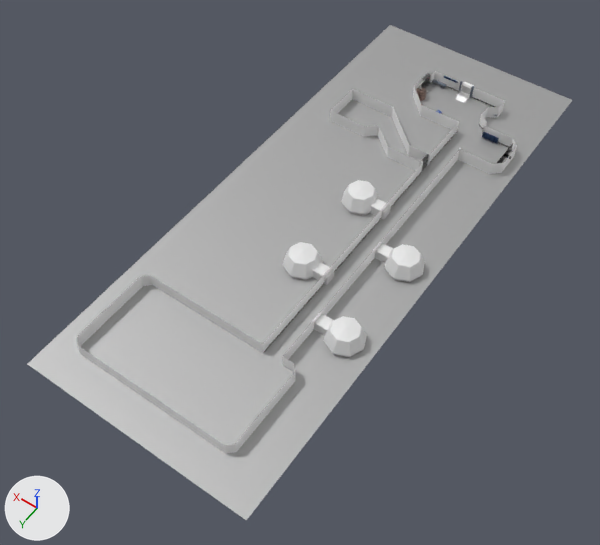
The glTF model Levels/UndergroundShipLaunch/Import/EarthUndergroundLaunch.gltf, before and after one commit.
The view is the same before and after, from a camera (50 mm lens) standing at (-68.6, 172.0, 151.2) and looking at (4.2, 70.1, -8.9). The lights are fixed; the arrows at lower left show +X, +Y and +Z. Objects named as collision shapes, trigger or cutter boxes, shadow casters or lower levels of detail are left out. Where no turn or scale is listed for an object, it has been applied to the vertices. Vertices at the same position are counted once.

Objects in the first picture: 'Floor', 'Pod.005', 'Pod.006', 'Pod.007', 'Pod.008', 'Walls'.
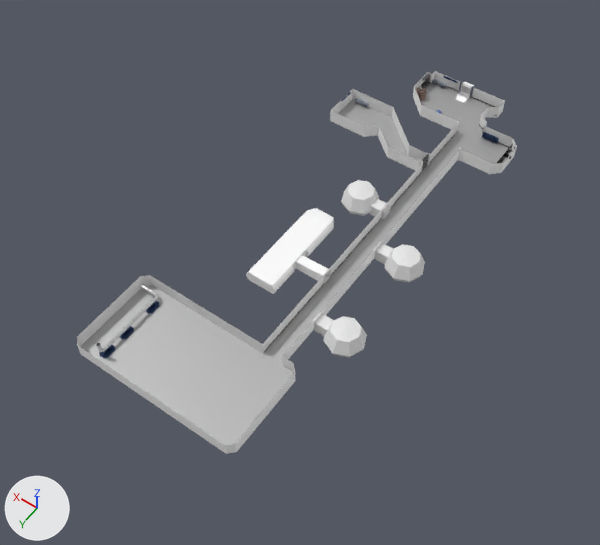
What differs and where, as boxes [x1, y1, x2, y2] in the pictures (600 x 545 px):
'Floor', deleted: before [27, 25, 572, 520]
'InnerShip', added: after [246, 208, 334, 294]
'Pod.007', deleted: before [282, 242, 335, 285]
'Circle', added: after [96, 283, 159, 353]
'PipeBase.001', added: after [99, 345, 115, 358]
'PipeBase.002', added: after [120, 326, 134, 339]
'PipeBase.003', added: after [146, 301, 160, 314]
'ProjectorScreen.002', added: after [342, 92, 351, 105]
'Table.003', added: after [354, 98, 369, 108]
part 1 of me_walls, built on: before [263, 88, 505, 346]; after [81, 86, 505, 375]

Patch to the scene script:
```diff
--- a/Levels/UndergroundShipLaunch/Import/EarthUndergroundLaunch.gltf.py
+++ b/Levels/UndergroundShipLaunch/Import/EarthUndergroundLaunch.gltf.py
@@ me_walls @@
-me_walls.from_pydata(...)  # 80 vertices, 82 faces; spans x -22.2..28.0, y 1.0..124.8, z -1.9..1.9
+me_walls.from_pydata(...)  # 92 vertices, 140 faces; spans x -22.2..28.0, y 1.0..124.8, z -1.9..1.9
+# me_walls part 1
+# 6 faces are deleted
+# 6 vertices are added at (-5.5, 76.1, 1.0), (-5.5, 76.1, -1.9), (-5.0, 76.1, -1.9), (-5.0, 76.1, 1.0), (2.5, 76.1, -1.9), (2.5, 76.1, 0.7)
+# 6 new vertices lie (0.0, 2.4, 0.0) away from vertices in x -5.5..2.5, y 76.1, z -1.9..1.0
+# 26 new faces join them, mat_walls (white #ffffff)
+# 38 new faces join them, mat_floor (grey #bdbdbd)
 me_walls.materials.append(mat_walls)
+me_walls.materials.append(mat_floor)  # grey #bdbdbd
@@ ob_pod_007 @@
-ob_pod_007 = bpy.data.objects.new('Pod.007', me_pod)
@@ ob_floor @@
-ob_floor = bpy.data.objects.new('Floor', me_floor)
@@ ob_circle @@
+ob_circle = bpy.data.objects.new('Circle', me_circle)  # 1504 vertices, 2944 faces; spans x -0.4..6.0, y -15.5..3.7, z -0.4..3.2; in mat_stainlesssteel (white #e7e7e7)
+ob_circle.location = (22.2, 114.9, -0.1)
@@ ob_pipebase_003 @@
+ob_pipebase_003 = bpy.data.objects.new('PipeBase.003', me_cylinder_005)  # 881 vertices, 1718 faces; spans x -2.49..2.49, y -1.44..1.44, z -4.84..4.84; in mat_darkblue2 (dark blue #32476d)
+ob_pipebase_003.location = (22.2, 102.2, -1.0)
+ob_pipebase_003.rotation_euler = (1.571, 0.0, 0.0)  # degrees (90, 0, 0)
+ob_pipebase_003.scale = (0.472, 0.472, 0.366)
@@ ob_pipebase_002 @@
+ob_pipebase_002 = bpy.data.objects.new('PipeBase.002', me_cylinder_005)  # 881 vertices, 1718 faces; spans x -2.49..2.49, y -1.44..1.44, z -4.84..4.84; in mat_darkblue2 (dark blue #32476d)
+ob_pipebase_002.location = (22.2, 110.7, -1.0)
+ob_pipebase_002.rotation_euler = (1.571, 0.0, 0.0)  # degrees (90, 0, 0)
+ob_pipebase_002.scale = (0.472, 0.472, 0.366)
@@ ob_pipebase_001 @@
+ob_pipebase_001 = bpy.data.objects.new('PipeBase.001', me_cylinder_005)  # 881 vertices, 1718 faces; spans x -2.49..2.49, y -1.44..1.44, z -4.84..4.84; in mat_darkblue2 (dark blue #32476d)
+ob_pipebase_001.location = (22.2, 116.7, -1.0)
+ob_pipebase_001.rotation_euler = (1.571, 0.0, 0.0)  # degrees (90, 0, 0)
+ob_pipebase_001.scale = (0.472, 0.472, 0.366)
@@ ob_innership @@
+ob_innership = bpy.data.objects.new('InnerShip', me_cube_001)  # 141 vertices, 300 faces; spans x -4.2..4.2, y -15.5..10.4, z 0.6..3.6; in mat_walls_001 (white #ffffff)
+ob_innership.location = (5.8, 72.9, -2.3)
@@ ob_table_003 @@
+ob_table_003 = bpy.data.objects.new('Table.003', me_table)
+ob_table_003.location = (21.2, 17.1, -1.1)
+ob_table_003.rotation_euler = (0.0, 0.0, 1.571)  # degrees (0, 0, 90)
+ob_table_003.scale = (1.26, 1.59, 1.26)
@@ ob_projectorscreen_002 @@
+ob_projectorscreen_002 = bpy.data.objects.new('ProjectorScreen.002', me_projectorscreen)
+ob_projectorscreen_002.location = (24.5, 20.0, 1.8)
+ob_projectorscreen_002.rotation_euler = (0.0, 0.0, 1.571)  # degrees (0, 0, 90)
+ob_projectorscreen_002.scale = (0.9, 0.9, 0.9)
```
